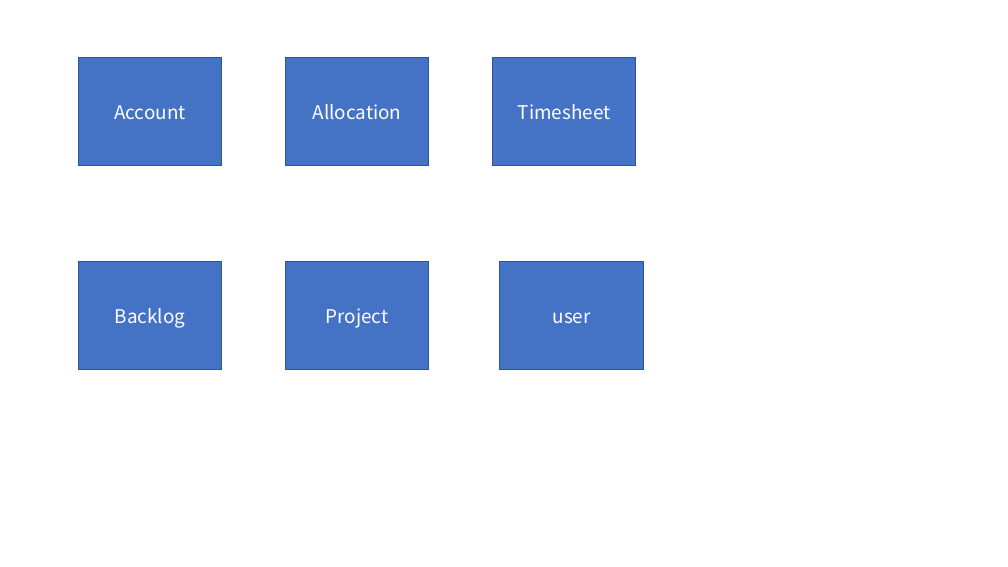
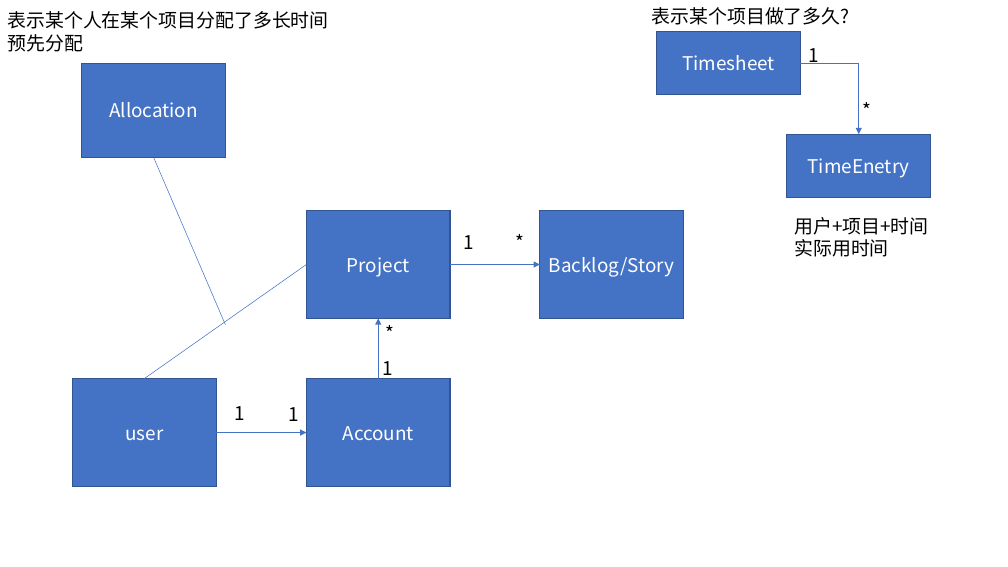
Before and after one commit to tobato/pal-tracker-distributed, a slide deck: slide 1 of docs/model.pptx. Drawn at 1008x567 pixels with LibreOffice and Linux fonts; fonts in the diff are those of the drawing. Boxes give left, top, right and bottom in pixels: in the first picture for what was removed or moved away, otherwise in the second. Text is boxed around its words. In the diff, an @@ line names an element or a change of style, - is before the commit and + after.

```diff
--- a/docs/model.pptx
+++ b/docs/model.pptx
@@ text added at (x1=7, y1=11, x2=328, y2=52), 18 pt, text #000000 @@
+表示某个人在某个项目分配了多长时间
+预先分配
@@ text added at (x1=652, y1=7, x2=850, y2=25), 18 pt, text #000000 @@
+表示某个项目做了多久?
@@ rectangle "Timesheet" resized from (x1=492, y1=57, x2=636, y2=166) to (x1=657, y1=31, x2=801, y2=95) @@
@@ text added at (x1=808, y1=48, x2=818, y2=64), 18 pt, text #000000 @@
+1
@@ rectangle "Allocation" resized from (x1=285, y1=57, x2=429, y2=166) to (x1=82, y1=63, x2=225, y2=157) @@
@@ elbow arrow added from (801, 63) to (859, 134), #4472C4 0.5 pt @@
@@ text added at (x1=856, y1=95, x2=895, y2=126), 18 pt, text #000000 @@
+*
@@ rectangle added at (x1=787, y1=134, x2=931, y2=197), fill #4472C4, outline #325491 1 pt, 18 pt, text #FFFFFF @@
+TimeEnetry
@@ line added from (225, 324) to (154, 157), #4472C4 0.5 pt @@
@@ rectangle "Project" moved from (x1=285, y1=262, x2=429, y2=370) to (x1=306, y1=210, x2=450, y2=318) @@
@@ text added at (x1=464, y1=235, x2=474, y2=249), 18 pt, text #000000 @@
+1
@@ text added at (x1=508, y1=227, x2=547, y2=257), 18 pt, text #000000 @@
+*
@@ rectangle "Backlog/Story" moved from (x1=78, y1=262, x2=222, y2=370) to (x1=540, y1=210, x2=684, y2=318) @@
@@ text added at (x1=794, y1=217, x2=928, y2=257), 18 pt, text #000000 @@
+用户+项目+时间
+实际用时间
@@ line added from (144, 379) to (306, 265), #4472C4 0.5 pt @@
@@ arrow added from (450, 265) to (540, 265), #4472C4 0.5 pt @@
@@ text in rectangle at (x1=549, y1=257, x2=675, y2=277): text changed @@
-Backlog
+Backlog/Story
@@ arrow added from (378, 379) to (378, 318), #4472C4 0.5 pt @@
@@ text added at (x1=378, y1=318, x2=417, y2=349), 18 pt, text #000000 @@
+*
@@ rectangle "user" moved from (x1=500, y1=262, x2=644, y2=370) to (x1=73, y1=379, x2=216, y2=487) @@
@@ rectangle "Account" moved from (x1=78, y1=57, x2=222, y2=166) to (x1=306, y1=379, x2=450, y2=487) @@
@@ text added at (x1=382, y1=361, x2=392, y2=380), 18 pt, text #000000 @@
+1
@@ text added at (x1=235, y1=406, x2=245, y2=420), 18 pt, text #000000 @@
+1
@@ text added at (x1=288, y1=407, x2=298, y2=421), 18 pt, text #000000 @@
+1
@@ arrow added from (216, 433) to (306, 433), #4472C4 0.5 pt @@
```
Also in this commit, not shown: 18 other files.
